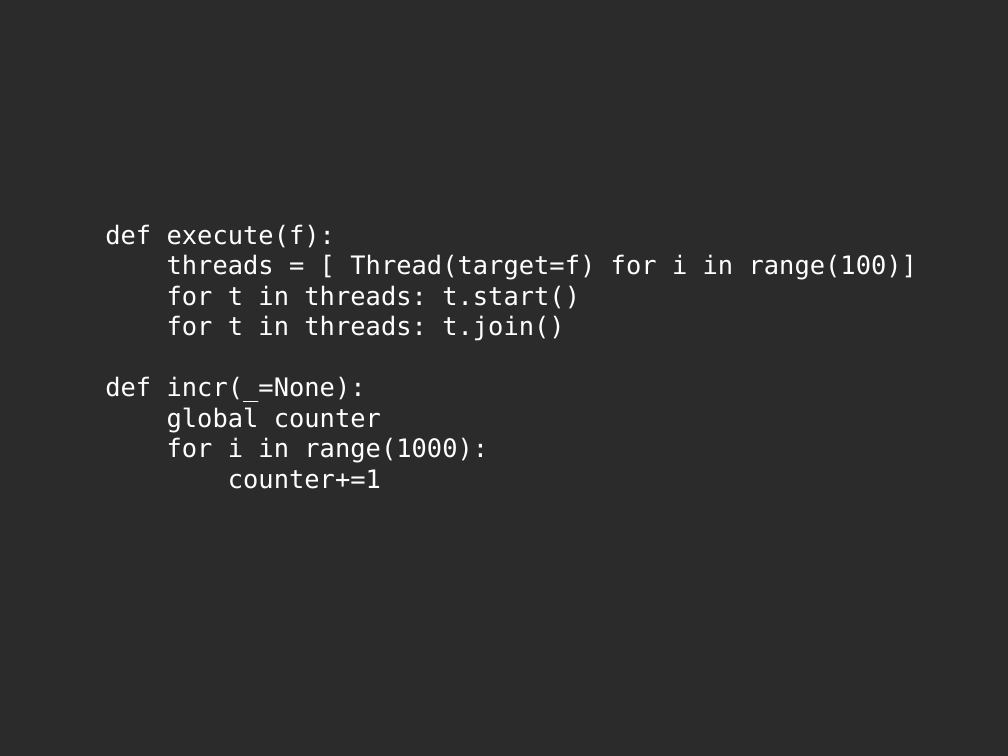
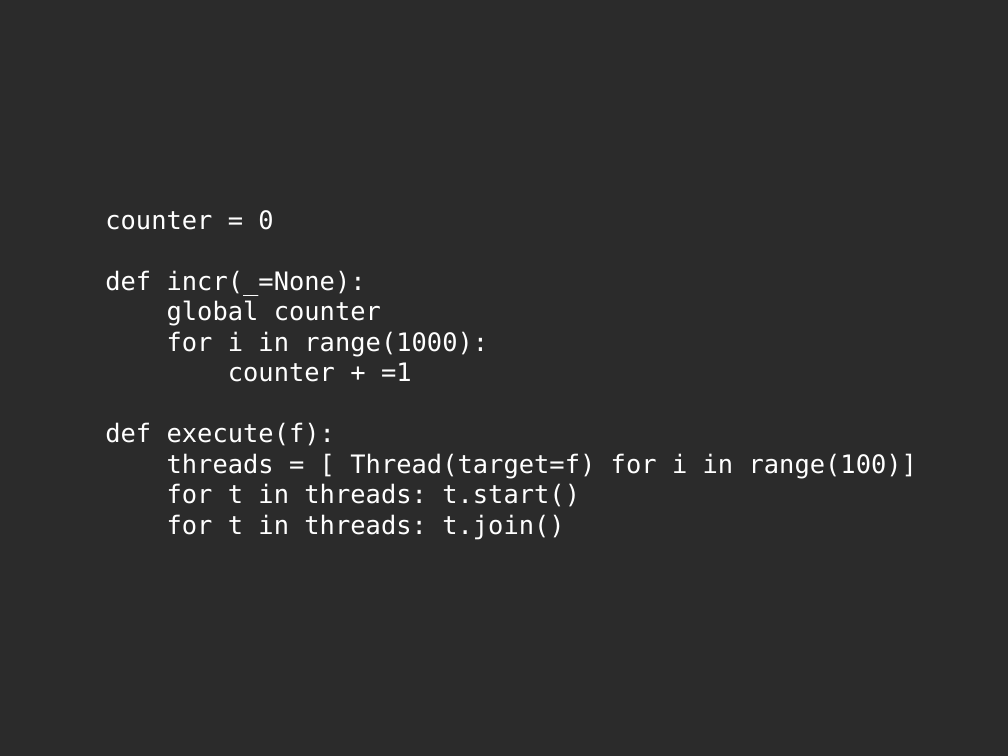
Before and after one commit to jdb/jdb.github.com, a slide deck: slide 10 of imap_idle/pycon-presentation/imap-idle-makingoff.odp. Drawn at 1008x756 pixels with LibreOffice and Linux fonts; fonts in the diff are those of the drawing; background and template pictures are left out; a plain dark background stands for a picture behind light text. Boxes give left, top, right and bottom in pixels: in the first picture for what was removed or moved away, otherwise in the second. Text is boxed around its words. In the diff, an @@ line names an element or a change of style, - is before the commit and + after.

```diff
--- a/imap_idle/pycon-presentation/imap-idle-makingoff.odp
+++ b/imap_idle/pycon-presentation/imap-idle-makingoff.odp
@@ title at (105, 210, 917, 539): text changed @@
-def execute(f):
-threads = [ Thread(target=f) for i in range(100)]
-for t in threads: t.start()
-for t in threads: t.join()
-def incr(_=None):
-global counter
-for i in range(1000):
-counter+=1
+counter = 0
+def incr(_=None):
+global counter
+for i in range(1000):
+counter + =1
+def execute(f):
+threads = [ Thread(target=f) for i in range(100)]
+for t in threads: t.start()
+for t in threads: t.join()
```
Also in this commit, not shown: 9 other slides changed, 13 slides added, 12 slides removed, 4 other files.
